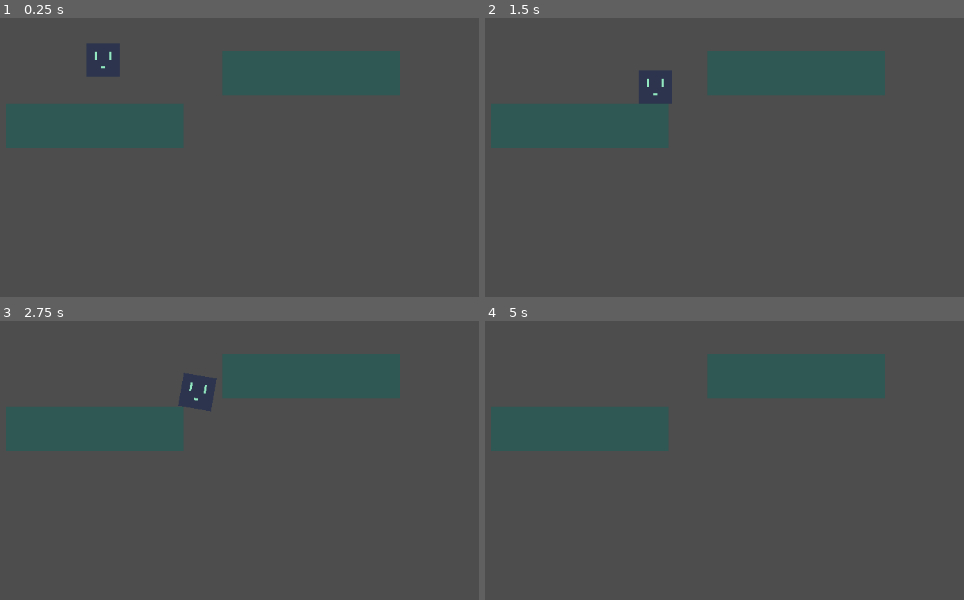
Above: before the commit, frames 1-4 (two rows, left to right).
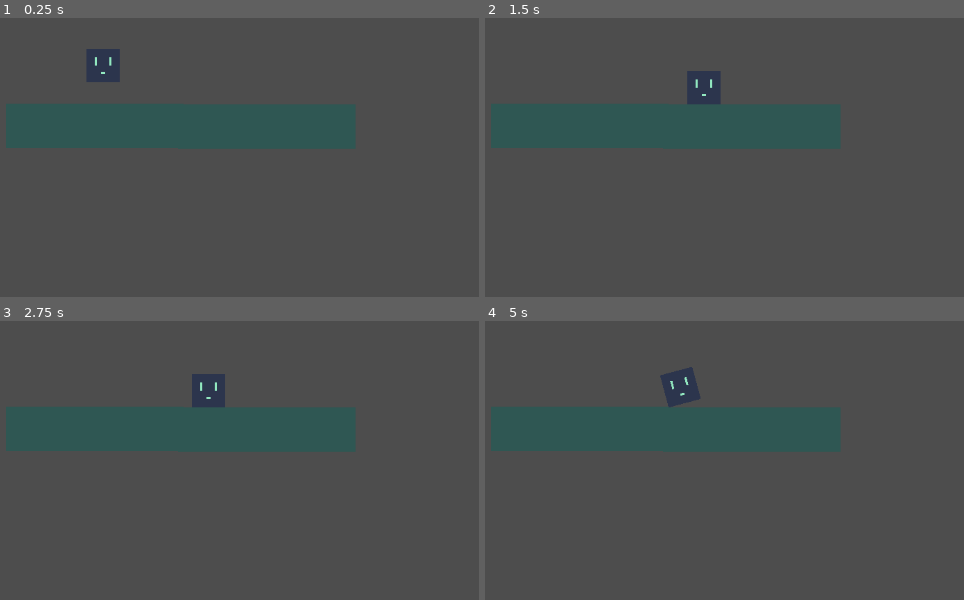
Above: after the commit, the same moments.

Repository: Chandy57/Platform
Game: Godot game, scene res://scenes/main.tscn
Same seed, same stepped clock (60 frames per second), same inputs: the game is played once before the commit and once after it.
Inputs:
- Up to frame 1 (0.25 s): no input
- Up to frame 2 (1.5 s): hold D (right) 0.53-1.28 s; hold A (left) from 1.28 s (still down)
- Up to frame 3 (2.75 s): release A (left) at 2.03 s; hold D (right) from 2.03 s (still down)
- Up to frame 4 (5 s): release D (right) at 3.53 s; hold A (left) from 3.53 s (still down)

The runs differ from the first frame. In frame 1, 12% of the frame differs, in the area x 18-84%, y 9-47%; in frame 2, 13%, in the area x 32-84%, y 11-47%; in frame 3, 12%; in frame 4, 12%.

Commit message:
fixed movement values

Diff:
--- a/PlatformGame/scenes/main.tscn
+++ b/PlatformGame/scenes/main.tscn
@@ -7,9 +7,12 @@
 
 [node name="Character" parent="." instance=ExtResource("1_xtv18")]
 position = Vector2(437, 278)
+gravity_scale = 2.0
+linear_damp = 7.0
+speed = 2000.0
 
 [node name="Floor_Basic" parent="." instance=ExtResource("2_krdg7")]
 position = Vector2(425, 401)
 
 [node name="Floor_Basic2" parent="." instance=ExtResource("2_krdg7")]
-position = Vector2(737, 325)
+position = Vector2(673, 402)
--- a/PlatformGame/scripts/character_control.gd
+++ b/PlatformGame/scripts/character_control.gd
@@ -14,3 +14,4 @@
 		direction.x = 1
 
 	apply_force(direction * speed)
+	direction = Vector2.ZERO
